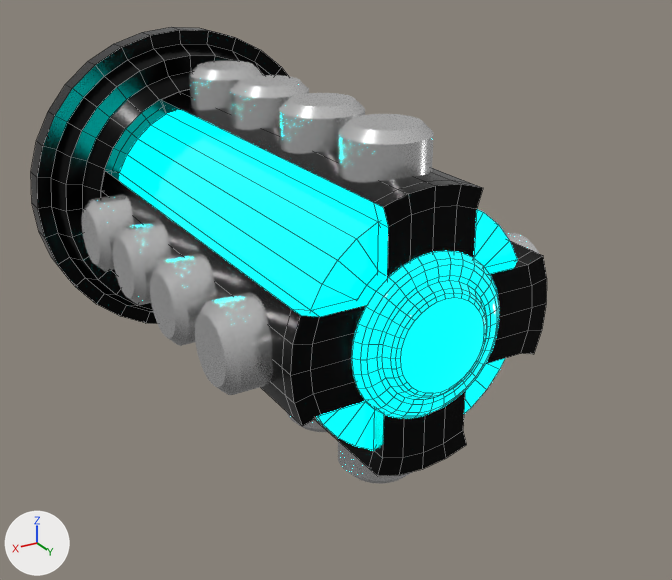
An edit to the FBX model ikt/Assets/Assets/Models/CashCow2.fbx, drawn before and after from the same camera.
The view is the same before and after, from a 50 mm lens placed at (37.1, 94.3, 29.8), pointed at (-1.3, 30.4, -2.2). Lighting does not change. The marker at lower left points along +X, +Y and +Z. Mesh edges are drawn as thin lines on the coarser meshes. Where no turn or scale is listed for an object, it has been applied to the vertices.

Before the edit, the objects in view are built like this:
```python
me_cylinder = bpy.data.meshes.new('Cylinder')
me_cylinder.from_pydata(...)  # 256 vertices, 226 faces; spans x -16.6..16.6, y -4.3..2.5, z -16.6..16.6
me_cylinder.materials.append(mat_core)  # black #000000
me_cylinder_007 = bpy.data.meshes.new('Cylinder.007')
me_cylinder_007.from_pydata(...)  # 768 vertices, 528 faces; spans x -3.4..3.4, y -17.1..17.1, z -14.5..14.5
me_cylinder_007.materials.append(mat_core2)  # light grey #dedede
me_cylinder_014 = bpy.data.meshes.new('Cylinder.014')
me_cylinder_014.from_pydata(...)  # 160 vertices, 152 faces; spans x -11.4..11.4, y -29.5..10.5, z -11.4..11.4
me_cylinder_014.materials.append(mat_core)  # black #000000
ob_cylinder = bpy.data.objects.new('Cylinder', me_cylinder)
ob_cylinder.location = (0.0, 3.13, 0.0)
ob_cylinder_004 = bpy.data.objects.new('Cylinder.004', me_cylinder_014)
ob_cylinder_004.location = (0.0, 35.11, -0.02)
ob_cylinder_010 = bpy.data.objects.new('Cylinder.010', me_cylinder_007)
ob_cylinder_010.location = (0.0, 25.79, 0.0)
# also in view: 'Cylinder.011' at (0.0, 25.8, 0.0); 'Cylinder.001' at (0.0, 26.5, 0.0)
```
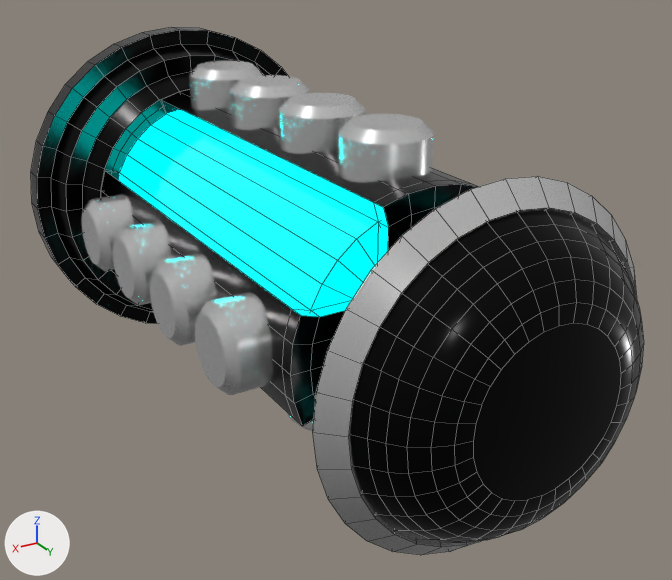
What differs and where, as boxes [x1, y1, x2, y2] in the pictures (672 x 580 px):
'Livet.001', added (black): after [350, 210, 643, 543]
'Livet2.001', added: after [313, 177, 637, 555]

The change, as a list of edits to the scene's bpy script:
```text
Add mat_core_001:
    mat_core_001 = principled_material('Core.001')
    mat_core_001.base_color = (0.0, 0.0, 0.0)  # black #000000
    mat_core_001.metallic = 0.723
    mat_core_001.roughness = 0.204
Add mat_core2_001:
    mat_core2_001 = principled_material('Core2.001')
    mat_core2_001.base_color = (0.731, 0.731, 0.731)  # light grey #dedede
    mat_core2_001.metallic = 0.792
    mat_core2_001.roughness = 0.217
Add me_cylinder_009:
    me_cylinder_009.from_pydata(...)  # 288 vertices, 258 faces; spans x -12.1..12.1, y -8.4..3.7, z -12.1..12.1
    me_cylinder_009.materials.append(mat_core_001)  # black #000000
Add me_cylinder_016:
    me_cylinder_016.from_pydata(...)  # 128 vertices, 128 faces; spans x -13.6..13.6, y -3.4..1.8, z -13.6..13.6
    me_cylinder_016.materials.append(mat_core2_001)  # light grey #dedede
Add ob_livet_001:
    ob_livet_001 = bpy.data.objects.new('Livet.001', me_cylinder_009)
    ob_livet_001.location = (0.0, 54.51, 0.0)
Add ob_livet2_001:
    ob_livet2_001 = bpy.data.objects.new('Livet2.001', me_cylinder_016)
    ob_livet2_001.location = (0.0, 52.22, 0.0)
```
